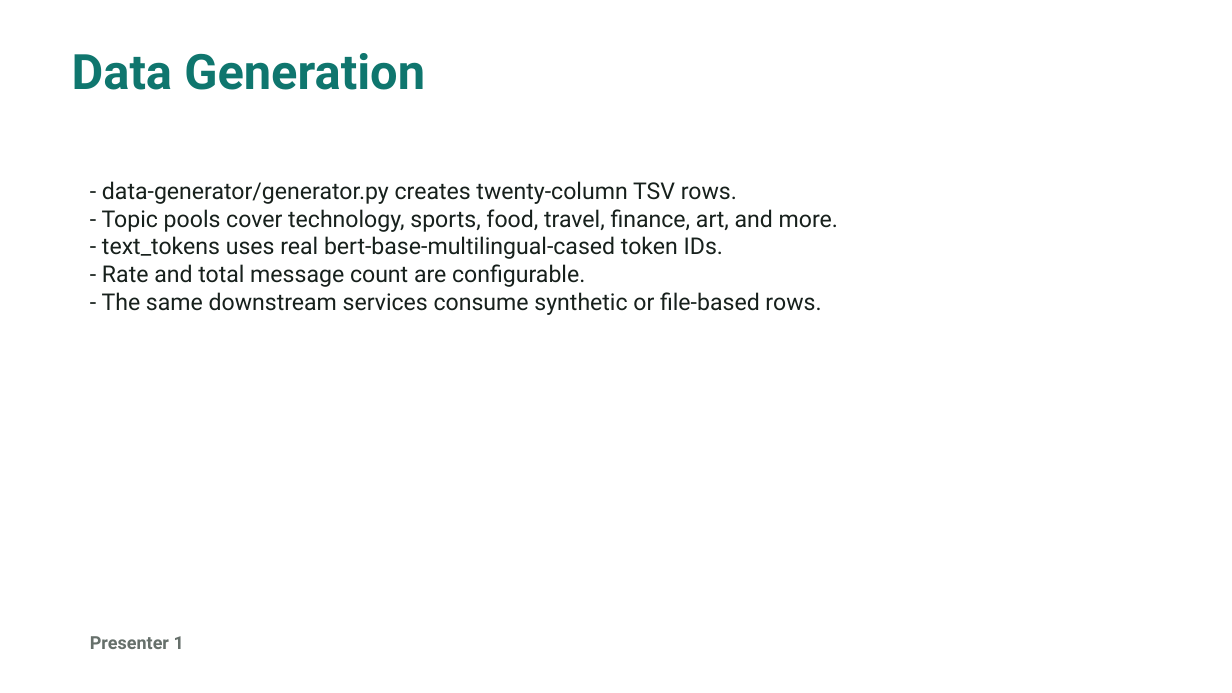
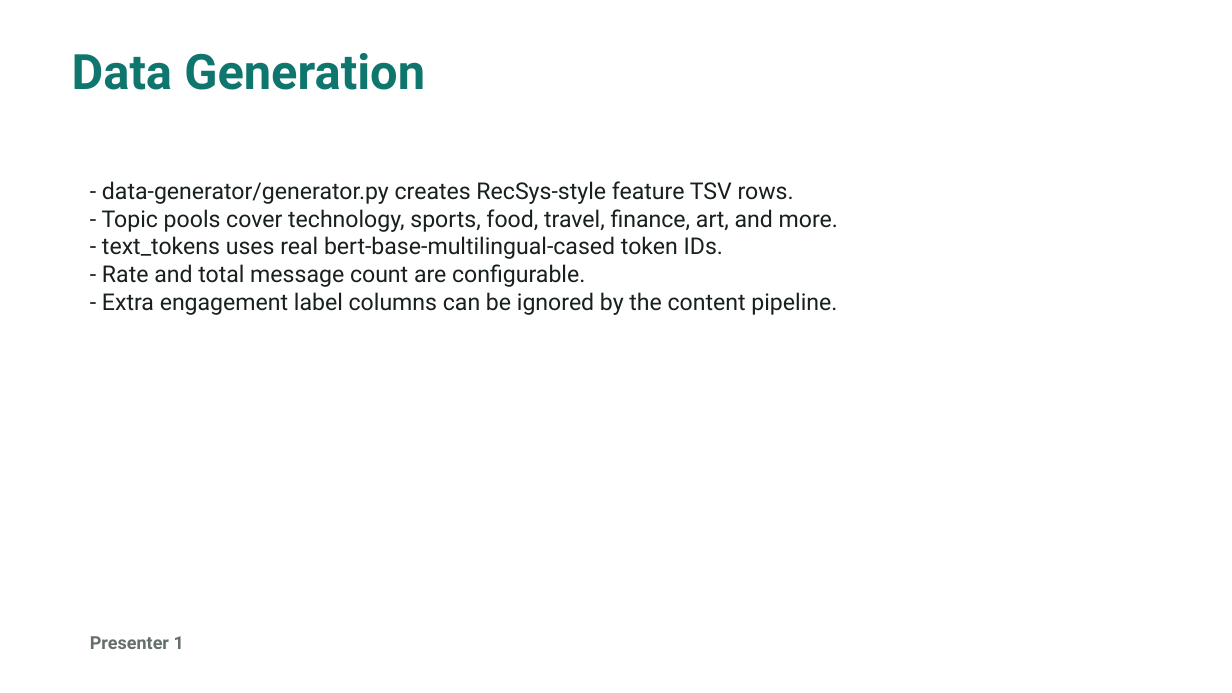
Before and after one commit to mrnhtyzgld/DsitribuTweet, a slide deck: slide 6 of docs/distributweet_final_presentation.pptx. Drawn at 1232x693 pixels with LibreOffice and Linux fonts; fonts in the diff are those of the drawing. Boxes give left, top, right and bottom in pixels: in the first picture for what was removed or moved away, otherwise in the second. Text is boxed around its words. In the diff, an @@ line names an element or a change of style, - is before the commit and + after.

```diff
--- a/docs/distributweet_final_presentation.pptx
+++ b/docs/distributweet_final_presentation.pptx
@@ text at bbox=[102, 181, 794, 204]: text changed @@
-- data-generator/generator.py creates twenty-column TSV rows.
+- data-generator/generator.py creates RecSys-style feature TSV rows.
@@ text at bbox=[102, 292, 837, 315]: text changed @@
-- The same downstream services consume synthetic or file-based rows.
+- Extra engagement label columns can be ignored by the content pipeline.
```
Also in this commit, not shown: 1 other slide changed, 10 other files.
